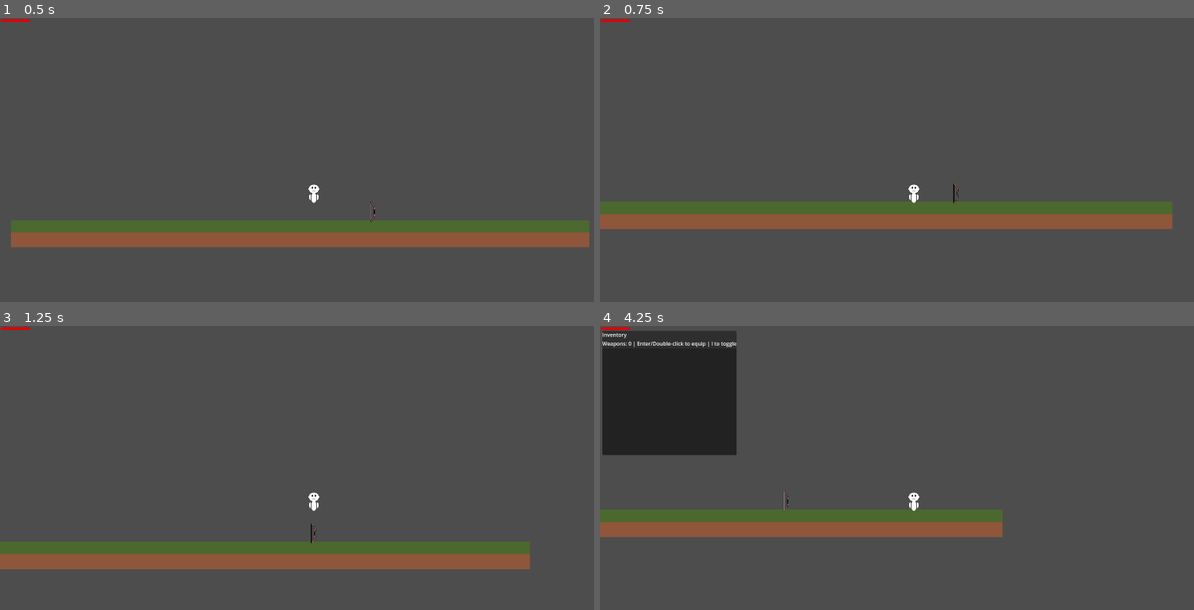
Above: before the commit, frames 1-4 (two rows, left to right).
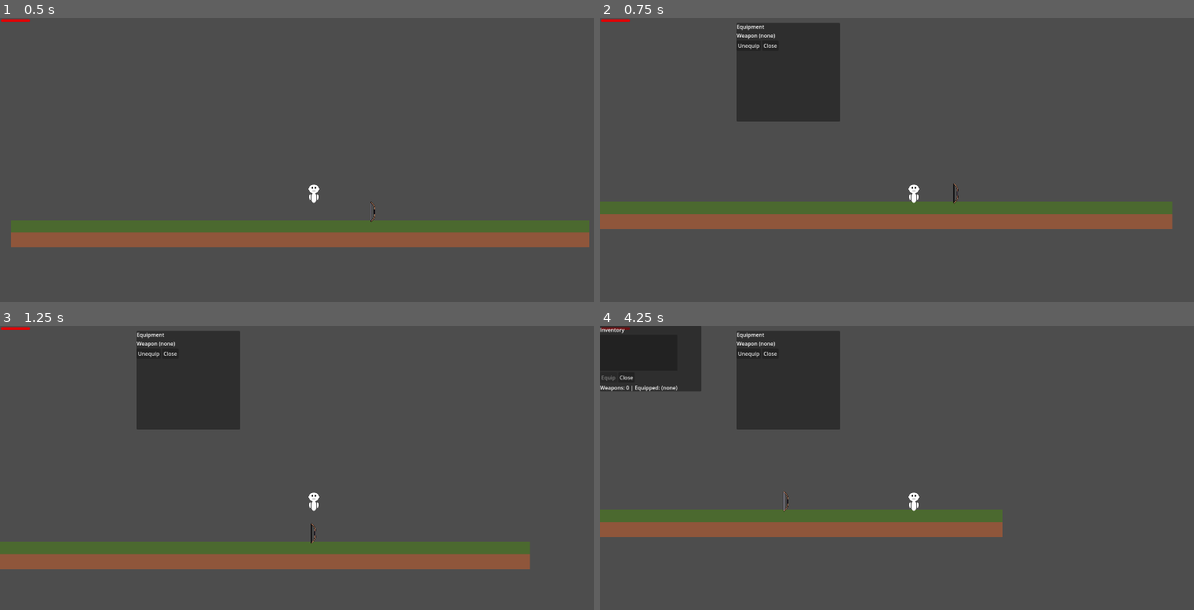
Above: after the commit, the same moments.

Repository: IcyOtter/Survivor-Wave-Like
Game: Godot game, scene res://scenes/world.tscn
Two runs of this game, one before a commit and one after it. Both use one fixed random seed, a clock stepped at 60 frames per second and the inputs below.
Inputs (mouse positions are in pixels of both pictures, inside the frame that each line leads up to):
- Up to frame 1 (0.5 s): no input
- Up to frame 2 (0.75 s): move the mouse to (1051, 177) at 0.52 s; hold D (move_right) from 0.53 s (still down); tap C (toggle_equipment, bound only after the commit) at 0.6 s
- Up to frame 3 (1.25 s): keep holding D (move_right); tap Space (jump) at 0.77 s
- Up to frame 4 (4.25 s): move the mouse to (790, 519) at 1.27 s; click (790, 519) at 1.35 s; tap Space (jump) at 1.52, 3.02, 3.77 s; tap C (toggle_equipment, bound only after the commit) at 1.55, 2.3, 3.05, 3.6 s; move the mouse to (974, 425) at 2.02 s; release D (move_right) at 2.03 s; hold A (move_left) 2.03-2.78 s; tap E (interact) at 2.1 s; move the mouse to (885, 573) at 2.77 s; hold D (move_right) from 2.78 s (still down); tap S (toggle_autofire) at 2.85 s; move the mouse to (1104, 556) at 3.52 s; tap Tab (toggle_inventory) at 4.15 s

Frame 1 is identical in both runs. In frame 2, 5.9% of the frame differs, in the area x 22-41%, y 1-37%; in frame 3, 5.9%; in frame 4, 13%, in the area x 0-41%, y 0-46%.

Commit message:
- Starter equipment management. - Equpping and Uneqipping a single weapon - Character equipment UI

Diff:
--- a/project.godot
+++ b/project.godot
@@ -84,6 +84,11 @@
 "events": [Object(InputEventKey,"resource_local_to_scene":false,"resource_name":"","device":-1,"window_id":0,"alt_press …(192 unchanged characters)…
 ]
 }
+toggle_equipment={
+"deadzone": 0.2,
+"events": [Object(InputEventKey,"resource_local_to_scene":false,"resource_name":"","device":-1,"window_id":0,"alt_pressed":false,"shift_pressed":false,"ctrl_pressed":false,"meta_pressed":false,"pressed":false,"keycode":0,"physical_keycode":67,"key_label":0,"unicode":99,"location":0,"echo":false,"script":null)
+]
+}
 
 [layer_names]
 
--- a/scenes/world.tscn
+++ b/scenes/world.tscn
@@ -6,7 +6,8 @@
 [ext_resource type="PackedScene" uid="uid://cq8lvqa2wju0w" path="res://scenes/enemy.tscn" id="2_4wyf3"]
 [ext_resource type="Script" uid="uid://dxk8c0lhw2hgk" path="res://scripts/enemy_spawner.gd" id="3_4wyf3"]
 [ext_resource type="Script" uid="uid://dkj8v2fhpdtl1" path="res://scripts/InventoryUI.gd" id="4_4mrxx"]
-[ext_resource type="PackedScene" path="res://scenes/WeaponPickup.tscn" id="7_7r4gi"]
+[ext_resource type="Script" uid="uid://bb6vgibhsdeev" path="res://scripts/EquipmentUI.gd" id="5_7r4gi"]
+[ext_resource type="PackedScene" uid="uid://bmiu262jolk0b" path="res://scenes/WeaponPickup.tscn" id="7_7r4gi"]
 [ext_resource type="PackedScene" uid="uid://dorne3gevs8gq" path="res://scenes/BasicBow.tscn" id="8_4mrxx"]
 
 [sub_resource type="RectangleShape2D" id="RectangleShape2D_o5qli"]
@@ -61,31 +62,86 @@
 offset_bottom = 399.0
 
 [node name="InventoryPanel" type="Panel" parent="Player/Camera2D/UI/HUD"]
-layout_mode = 0
-offset_left = 7.0
-offset_top = 15.0
-offset_right = 418.0
-offset_bottom = 395.0
+layout_mode = 1
+offset_right = 310.0
+offset_bottom = 200.0
 script = ExtResource("4_4mrxx")
+equipment_panel_path = NodePath("../EquipmentPanel")
 
 [node name="VBoxContainer" type="VBoxContainer" parent="Player/Camera2D/UI/HUD/InventoryPanel"]
 layout_mode = 0
-offset_right = 375.0
-offset_bottom = 380.0
+offset_right = 217.0
+offset_bottom = 200.0
 
 [node name="Label" type="Label" parent="Player/Camera2D/UI/HUD/InventoryPanel/VBoxContainer"]
 layout_mode = 2
 text = "Inventory"
+
+[node name="WeaponList" type="ItemList" parent="Player/Camera2D/UI/HUD/InventoryPanel/VBoxContainer"]
+layout_mode = 2
+size_flags_vertical = 3
+accessibility_name = "WeaponList"
+theme_override_colors/font_color = Color(0.9393102, 0.95344514, 1, 1)
+
+[node name="ButtonsRow" type="HBoxContainer" parent="Player/Camera2D/UI/HUD/InventoryPanel/VBoxContainer"]
+layout_mode = 2
+
+[node name="EquipButton" type="Button" parent="Player/Camera2D/UI/HUD/InventoryPanel/VBoxContainer/ButtonsRow"]
+layout_mode = 2
+text = "Equip"
+
+[node name="CloseButton" type="Button" parent="Player/Camera2D/UI/HUD/InventoryPanel/VBoxContainer/ButtonsRow"]
+layout_mode = 2
+text = "Close"
 
 [node name="HintLabel" type="Label" parent="Player/Camera2D/UI/HUD/InventoryPanel/VBoxContainer"]
 layout_mode = 2
 accessibility_name = "HintLabel"
 text = "Click to equip. Esc/I to close."
 
-[node name="WeaponList" type="ItemList" parent="Player/Camera2D/UI/HUD/InventoryPanel/VBoxContainer"]
+[node name="EquipmentPanel" type="Panel" parent="Player/Camera2D/UI/HUD"]
+layout_mode = 1
+anchors_preset = -1
+anchor_left = 0.098
+anchor_top = 0.036
+anchor_right = 0.409
+anchor_bottom = 0.995
+offset_left = 305.202
+offset_top = 0.63600063
+offset_right = 263.202
+offset_bottom = -80.0
+script = ExtResource("5_7r4gi")
+
+[node name="VBoxContainer" type="VBoxContainer" parent="Player/Camera2D/UI/HUD/EquipmentPanel"]
+layout_mode = 0
+offset_right = 40.0
+offset_bottom = 40.0
+
+[node name="TitleLabel" type="Label" parent="Player/Camera2D/UI/HUD/EquipmentPanel/VBoxContainer"]
 layout_mode = 2
-accessibility_name = "WeaponList"
-theme_override_colors/font_color = Color(0.9393102, 0.95344514, 1, 1)
+text = "Equipment"
+
+[node name="WeaponRow" type="HBoxContainer" parent="Player/Camera2D/UI/HUD/EquipmentPanel/VBoxContainer"]
+layout_mode = 2
+
+[node name="WeaponLabel" type="Label" parent="Player/Camera2D/UI/HUD/EquipmentPanel/VBoxContainer/WeaponRow"]
+layout_mode = 2
+text = "Weapon"
+
+[node name="WeaponValue" type="Label" parent="Player/Camera2D/UI/HUD/EquipmentPanel/VBoxContainer/WeaponRow"]
+layout_mode = 2
+text = "(none)"
+
+[node name="ButtonsRow" type="HBoxContainer" parent="Player/Camera2D/UI/HUD/EquipmentPanel/VBoxContainer"]
+layout_mode = 2
+
+[node name="UnequipButton" type="Button" parent="Player/Camera2D/UI/HUD/EquipmentPanel/VBoxContainer/ButtonsRow"]
+layout_mode = 2
+text = "Unequip"
+
+[node name="CloseButton" type="Button" parent="Player/Camera2D/UI/HUD/EquipmentPanel/VBoxContainer/ButtonsRow"]
+layout_mode = 2
+text = "Close"
 
 [node name="Enemies" type="Node2D" parent="."]
 position = Vector2(990, 253)
--- /dev/null
+++ b/scripts/EquipmentUI.gd
@@ -0,0 +1,70 @@
+extends Panel
+class_name EquipmentUI
+
+@onready var weapon_value: Label = $VBoxContainer/WeaponRow/WeaponValue
+@onready var unequip_button: Button = $VBoxContainer/ButtonsRow/UnequipButton
+@onready var close_button: Button = $VBoxContainer/ButtonsRow/CloseButton
+
+var _weapon_manager: WeaponManager = null
+
+func _ready() -> void:
+	visible = false
+	process_mode = Node.PROCESS_MODE_ALWAYS
+	set_process(true)
+
+	_bind_weapon_manager()
+
+	unequip_button.pressed.connect(_on_unequip_pressed)
+	close_button.pressed.connect(_on_close_pressed)
+
+	_refresh()
+
+func _process(_delta: float) -> void:
+	if Input.is_action_just_pressed("toggle_equipment"):
+		visible = not visible
+		if visible:
+			_refresh()
+
+	if visible and Input.is_action_just_pressed("ui_cancel"):
+		visible = false
+
+func _bind_weapon_manager() -> void:
+	var player := get_tree().get_first_node_in_group("player")
+	if player == null:
+		push_warning("EquipmentUI: Player not found in group 'player'.")
+		return
+
+	_weapon_manager = player.get_node_or_null("WeaponManager") as WeaponManager
+	if _weapon_manager == null:
+		push_warning("EquipmentUI: WeaponManager not found under Player.")
+		return
+
+	if not _weapon_manager.inventory_updated.is_connected(_on_inventory_updated):
+		_weapon_manager.inventory_updated.connect(_on_inventory_updated)
+
+func _on_inventory_updated() -> void:
+	_refresh()
+
+func _refresh() -> void:
+	if _weapon_manager == null or _weapon_manager.inventory == null:
+		weapon_value.text = "(none)"
+		unequip_button.disabled = true
+		return
+
+	var inv := _weapon_manager.inventory
+	if inv.has_equipped_weapon():
+		weapon_value.text = inv.get_equipped_name()
+	else:
+		weapon_value.text = "(none)"
+
+
+func _on_unequip_pressed() -> void:
+	if _weapon_manager != null:
+		_weapon_manager.unequip()
+
+func _on_close_pressed() -> void:
+	visible = false
+
+func open() -> void:
+	visible = true
+	_refresh()
--- a/scripts/InventoryUI.gd
+++ b/scripts/InventoryUI.gd
@@ -2,18 +2,30 @@
 
 @onready var weapon_list: ItemList = $VBoxContainer/WeaponList
 @onready var hint_label: Label = $VBoxContainer/HintLabel
+@onready var equip_button: Button = $VBoxContainer/ButtonsRow/EquipButton
+@onready var close_button: Button = $VBoxContainer/ButtonsRow/CloseButton
+
+@export var equipment_panel_path: NodePath
 
 var _weapon_manager: WeaponManager = null
+var _equipment_ui: Node = null
 
 func _ready() -> void:
 	visible = false
 	process_mode = Node.PROCESS_MODE_ALWAYS
 	set_process(true)
 
-	# Force WeaponList to have space inside VBoxContainer
-	weapon_list.size_flags_vertical = Control.SIZE_EXPAND_FILL
-	weapon_list.custom_minimum_size = Vector2(0, 260)
+	# Wire buttons (do this once)
+	if not equip_button.pressed.is_connected(_on_equip_pressed):
+		equip_button.pressed.connect(_on_equip_pressed)
+	if not close_button.pressed.is_connected(_on_close_pressed):
+		close_button.pressed.connect(_on_close_pressed)
 
+	# Wire list selection to enable equip
+	if not weapon_list.item_selected.is_connected(_on_item_selected):
+		weapon_list.item_selected.connect(_on_item_selected)
+
+	_equipment_ui = get_node_or_null(equipment_panel_path)
 	_bind_weapon_manager()
 	_refresh()
 
@@ -37,13 +49,8 @@
 		push_warning("InventoryUI: WeaponManager not found under Player.")
 		return
 
-	# Connect to inventory updates so UI refreshes after pickups
 	if not _weapon_manager.inventory_updated.is_connected(_on_inventory_updated):
 		_weapon_manager.inventory_updated.connect(_on_inventory_updated)
-
-	# Equip by double click / Enter
-	if not weapon_list.item_activated.is_connected(_on_item_activated):
-		weapon_list.item_activated.connect(_on_item_activated)
 
 	print("InventoryUI: Bound to WeaponManager successfully.")
 
@@ -55,25 +62,51 @@
 
 	if _weapon_manager == null or _weapon_manager.inventory == null:
 		hint_label.text = "Inventory not available."
+		equip_button.disabled = true
 		return
 
 	var inv := _weapon_manager.inventory
 
 	for i in range(inv.weapons.size()):
 		var display_name := inv.get_weapon_name(i)
-
-		if i == inv.equipped_index:
-			display_name += "  (EQUIPPED)"
-
 		weapon_list.add_item(display_name)
 
-	hint_label.text = "Weapons: %d | Enter/Double-click to equip | I to toggle" % inv.weapons.size()
+	# Enable equip only if something is selected
+	equip_button.disabled = weapon_list.get_selected_items().is_empty()
 
-	# Debug (remove later)
-	print("Inventory entries:", inv.weapons)
-	print("WeaponList item_count=", weapon_list.item_count, " rect_size=", weapon_list.size)
+	# Show equipped status in the hint (optional)
+	var equipped_text := "(none)"
+	if inv.has_equipped_weapon():
+		equipped_text = inv.get_equipped_name()
 
-func _on_item_activated(index: int) -> void:
-	if _weapon_manager != null:
-		_weapon_manager.equip_index(index)
-		_refresh()
+	hint_label.text = "Weapons: %d | Equipped: %s" % [inv.weapons.size(), equipped_text]
+
+
+func _on_item_selected(_index: int) -> void:
+	equip_button.disabled = false
+
+func _on_equip_pressed() -> void:
+	if _weapon_manager == null or _weapon_manager.inventory == null:
+		print("Equip: WeaponManager or inventory is null.")
+		return
+
+	var selected := weapon_list.get_selected_items()
+	print("Equip: selected indices =", selected)
+
+	if selected.is_empty():
+		print("Equip: nothing selected.")
+		return
+
+	var index := selected[0]
+	print("Equip: equipping index", index, "name=", _weapon_manager.inventory.get_weapon_name(index))
+
+	_weapon_manager.equip_from_inventory(index)
+
+	# Open equipment panel if provided (optional)
+	if _equipment_ui != null and _equipment_ui.has_method("open"):
+		_equipment_ui.call("open")
+
+	_refresh()
+
+func _on_close_pressed() -> void:
+	visible = false
--- a/scripts/WeaponInventory.gd
+++ b/scripts/WeaponInventory.gd
@@ -3,32 +3,43 @@
 
 signal inventory_changed()
 
-# Each entry = { path: String, name: String }
+# Each entry = { "path": String, "name": String }
 @export var weapons: Array[Dictionary] = []
-@export var equipped_index: int = -1
+
+# Equipped slot (empty dict means nothing equipped)
+@export var equipped_weapon: Dictionary = {}
 
 func add_weapon(path: String, display_name: String) -> bool:
 	if path == "":
 		return false
 
+	# Prevent duplicates (optional)
 	for w in weapons:
-		if w.path == path:
-			return false # prevent duplicates
+		if w.get("path", "") == path:
+			return false
 
 	weapons.append({
 		"path": path,
 		"name": display_name
 	})
-
 	emit_signal("inventory_changed")
 	return true
 
 func get_weapon_path(index: int) -> String:
 	if index < 0 or index >= weapons.size():
 		return ""
-	return weapons[index]["path"]
+	return weapons[index].get("path", "")
 
 func get_weapon_name(index: int) -> String:
 	if index < 0 or index >= weapons.size():
 		return ""
-	return weapons[index]["name"]
+	return weapons[index].get("name", "")
+
+func has_equipped_weapon() -> bool:
+	return equipped_weapon.has("path") and String(equipped_weapon["path"]) != ""
+
+func get_equipped_name() -> String:
+	return String(equipped_weapon.get("name", ""))
+
+func get_equipped_path() -> String:
+	return String(equipped_weapon.get("path", ""))
--- a/scripts/WeaponManager.gd
+++ b/scripts/WeaponManager.gd
@@ -107,3 +107,56 @@
 		push_warning("WeaponManager: Equipped scene is not a BaseWeapon. Attach BaseWeapon.gd to the weapon root.")
 
 	emit_signal("weapon_equipped", weapon_node)
+
+func unequip() -> void:
+	if inventory == null:
+		return
+	if not inventory.has_equipped_weapon():
+		return
+
+	_return_equipped_to_inventory()
+
+	# Remove current weapon instance
+	if _socket != null:
+		for child in _socket.get_children():
+			child.queue_free()
+
+	current_weapon = null
+	inventory.emit_signal("inventory_changed")
+
+func _return_equipped_to_inventory() -> void:
+	if not inventory.has_equipped_weapon():
+		return
+
+	var entry := inventory.equipped_weapon
+	inventory.equipped_weapon = {}
+	inventory.weapons.append(entry)
+
+
+func equip_from_inventory(index: int) -> void:
+	if inventory == null:
+		return
+	if index < 0 or index >= inventory.weapons.size():
+		return
+
+	# If something is already equipped, return it to inventory first
+	if inventory.has_equipped_weapon():
+		_return_equipped_to_inventory()
+
+	# Move selected entry into equipped slot
+	var entry: Dictionary = inventory.weapons[index]
+	inventory.weapons.remove_at(index)
+	inventory.equipped_weapon = entry
+
+	# Spawn the weapon scene on the socket
+	var scene := load(String(entry["path"])) as PackedScene
+	if scene == null:
+		push_warning("WeaponManager: Could not load equipped weapon scene: %s" % String(entry["path"]))
+		inventory.equipped_weapon = {}
+		inventory.emit_signal("inventory_changed")
+		return
+
+	_equip_scene(scene)
+
+	# Notify UI
+	inventory.emit_signal("inventory_changed")
Not shown: 1 places in scenes/world.tscn that only renumber resources
Not shown, added: scripts/EquipmentUI.gd.uid
